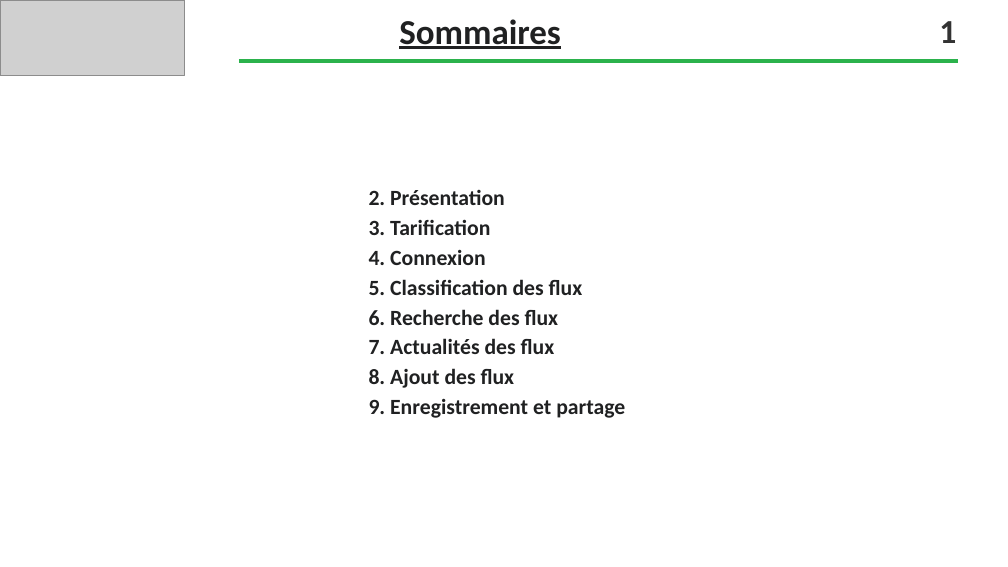
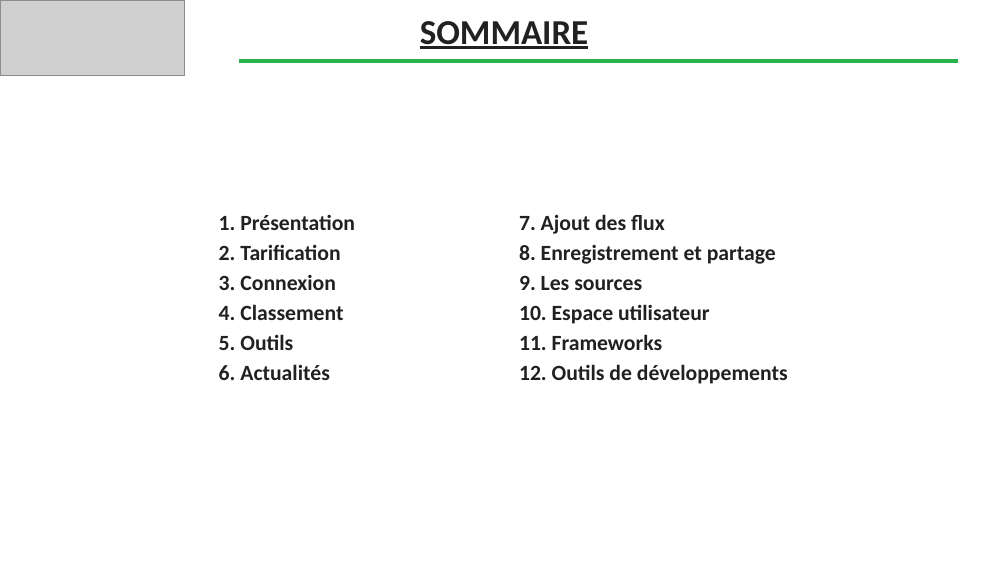
Before and after one commit to lionelagf/Menu-maker-by-qwenta, a slide deck: slide 2 of Faure_Lionel_1_veille_012024.pptx. Drawn at 1008x567 pixels with LibreOffice and Linux fonts; fonts in the diff are those of the drawing; grey boxes stand for pictures; background and template pictures are left out. Boxes give left, top, right and bottom in pixels: in the first picture for what was removed or moved away, otherwise in the second. Text is boxed around its words. In the diff, an @@ line names an element or a change of style, - is before the commit and + after.

```diff
--- a/Faure_Lionel_1_veille_012024.pptx
+++ b/Faure_Lionel_1_veille_012024.pptx
@@ text removed at (x1=399, y1=19, x2=561, y2=49) @@
-Sommaires
@@ text added at (x1=420, y1=21, x2=588, y2=49), 25 pt, text #202122, bold, underline @@
+SOMMAIRE
@@ text removed at (x1=939, y1=21, x2=956, y2=43) @@
-1
@@ text removed at (x1=369, y1=190, x2=625, y2=418) @@
-2. Présentation
-3. Tarification
-4. Connexion
-5. Classification des flux
-6. Recherche des flux
-7. Actualités des flux
-8. Ajout des flux
-9. Enregistrement et partage
@@ text added at (x1=219, y1=215, x2=355, y2=380), 15.5 pt, text #202122, bold @@
+1. Présentation
+2. Tarification
+3. Connexion
+4. Classement
+5. Outils
+6. Actualités
@@ text added at (x1=519, y1=214, x2=788, y2=384), 15.5 pt, text #202122, bold @@
+7. Ajout des flux
+8. Enregistrement et partage
+9. Les sources
+10. Espace utilisateur
+11. Frameworks
+12. Outils de développements
```
Also in this commit, not shown: 9 other slides changed, 4 slides added, 6 other files.
